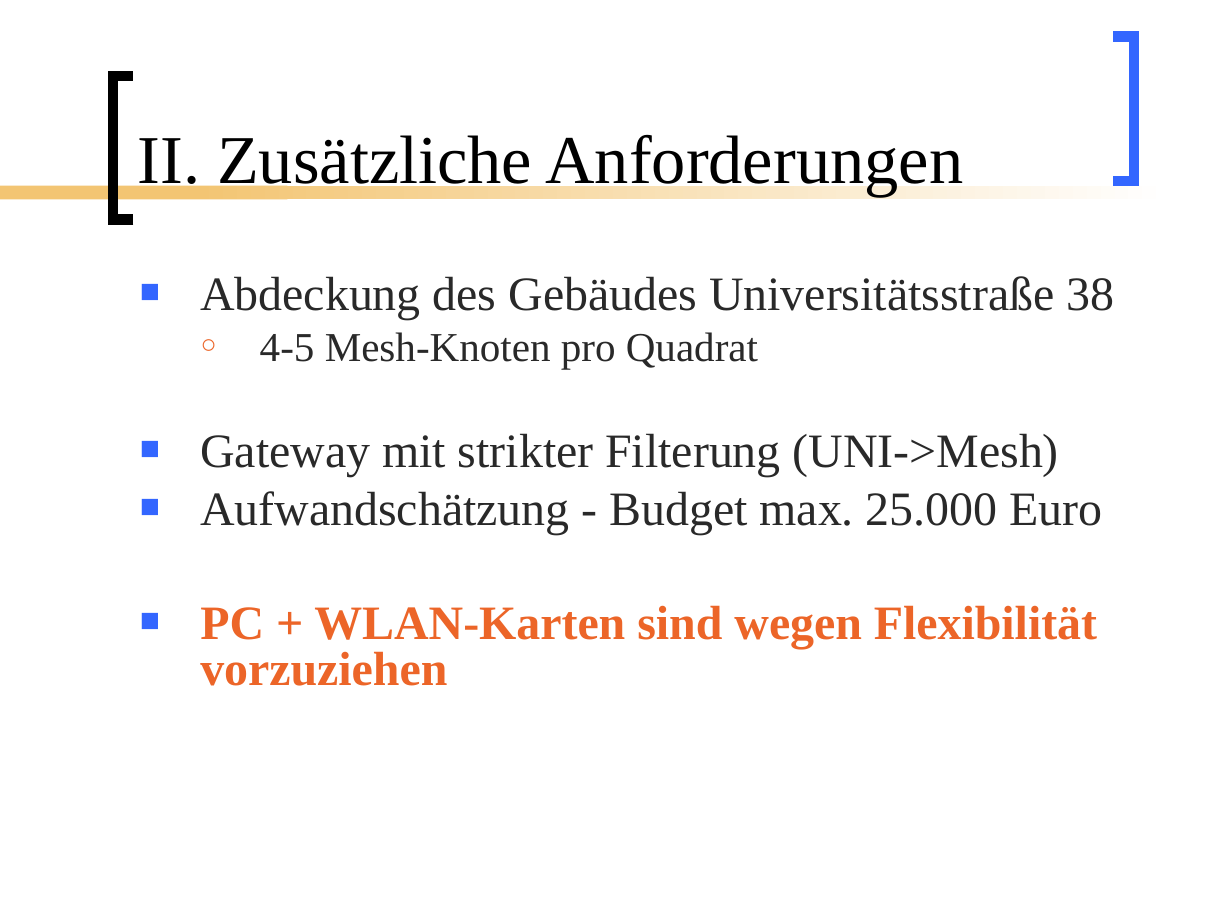
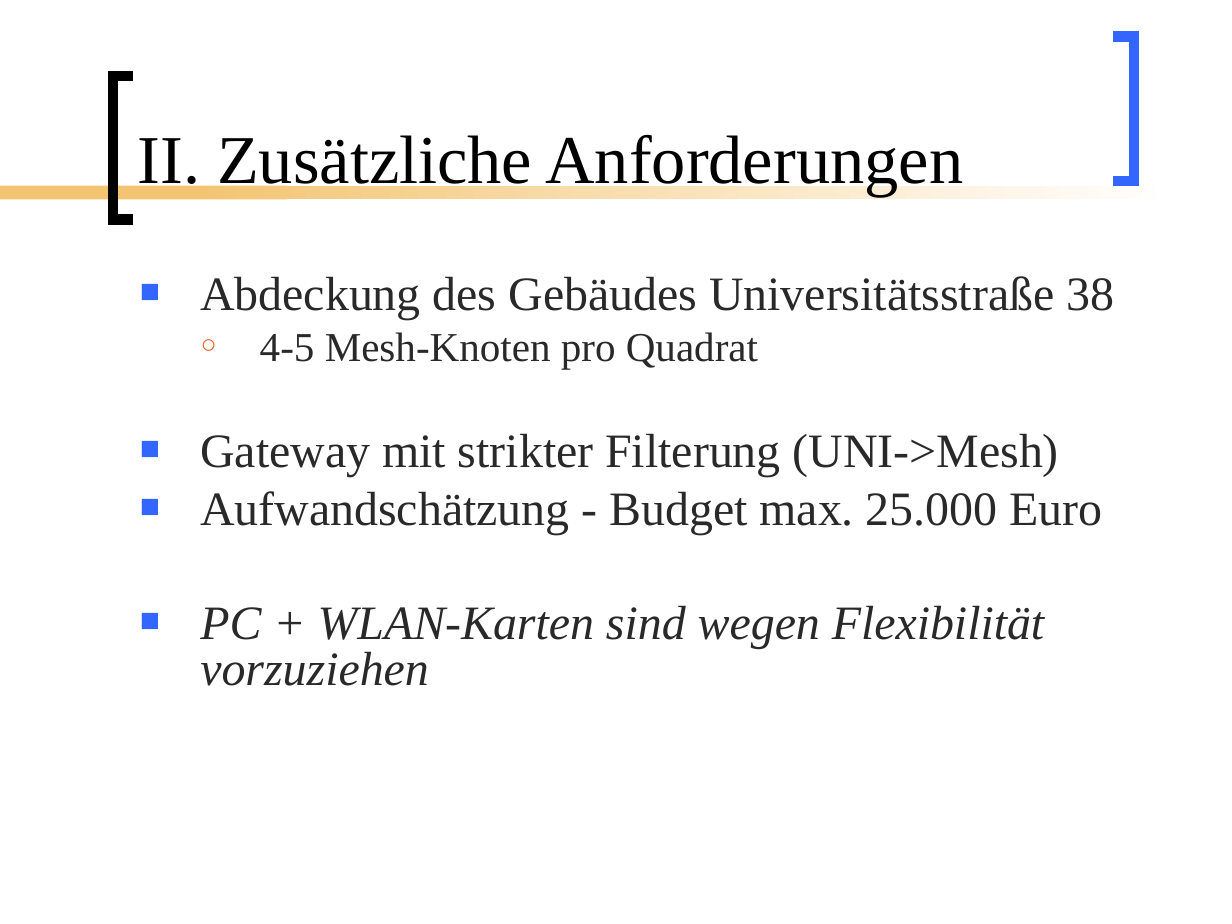
Before and after one commit to BackupTheBerlios/mesh2nexus-svn, a slide deck: slide 8 of documents/folien/MeshNew.ppt. Drawn at 1232x924 pixels with LibreOffice and Linux fonts; fonts in the diff are those of the drawing. Boxes give left, top, right and bottom in pixels: in the first picture for what was removed or moved away, otherwise in the second. Text is boxed around its words. In the diff, an @@ line names an element or a change of style, - is before the commit and + after.

```diff
--- a/documents/folien/MeshNew.ppt
+++ b/documents/folien/MeshNew.ppt
@@ text at box(200, 605, 1044, 686): text colour #EC6528 to #292929, bold off, italic on in "PC + WLAN-Karten sind wegen Flexibilität vorzuziehen" @@
```
Also in this commit, not shown: 1 other slide changed, 2 slides added, 1 slide removed.
